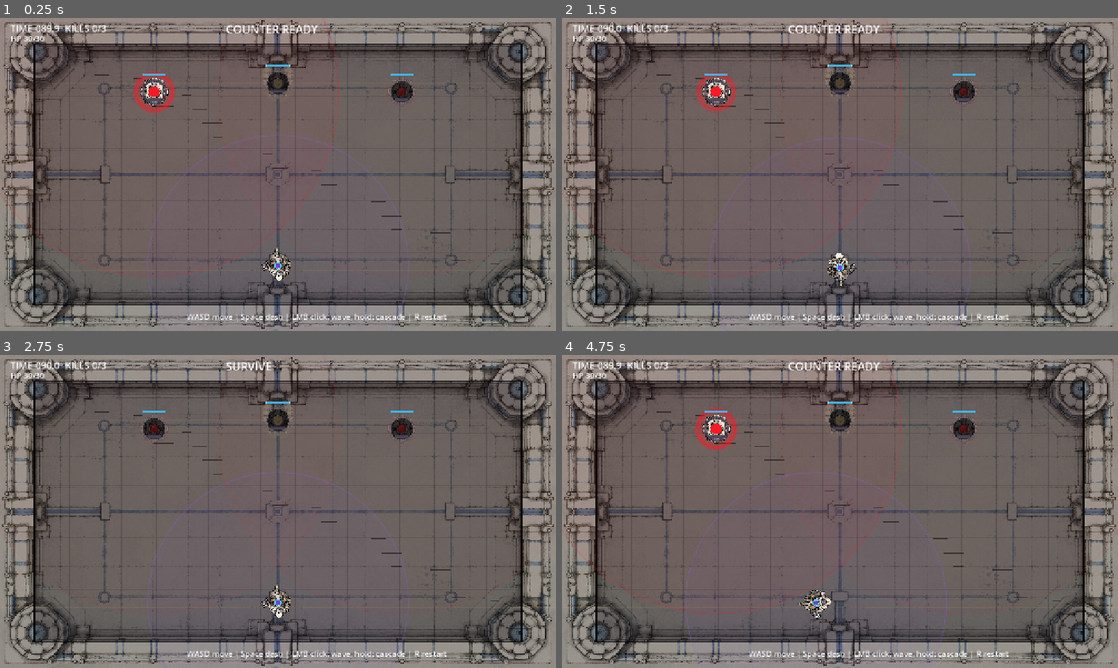
Above: before the commit, frames 1-4 (two rows, left to right).
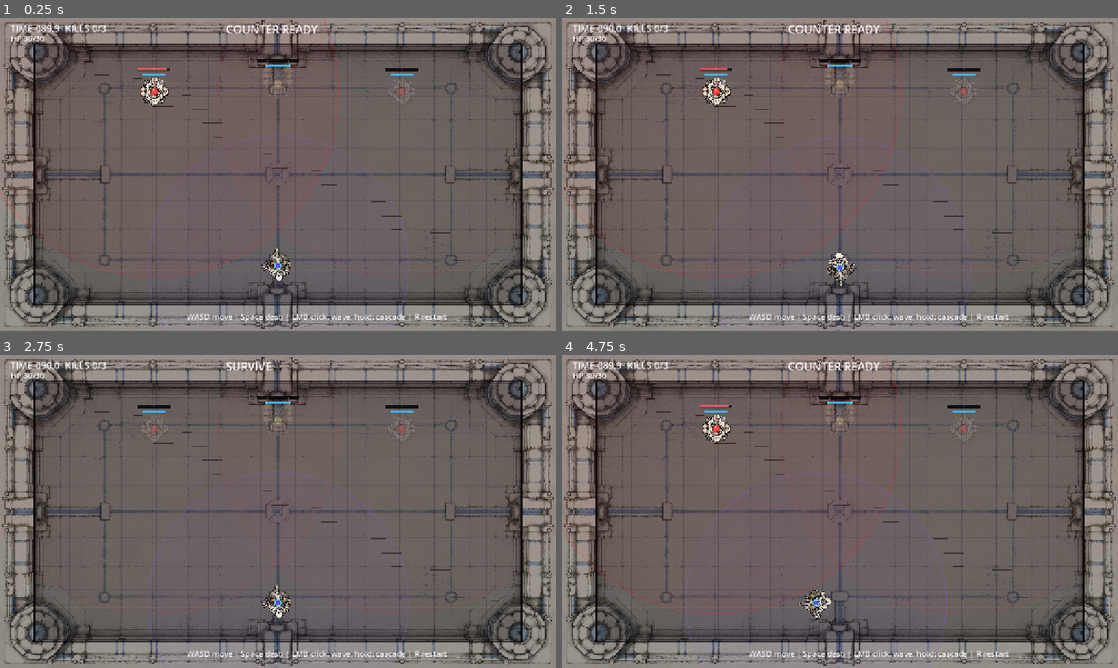
Above: after the commit, the same moments.

Repository: KirillRnd/ellipsis
Game: Godot game, scene res://main.tscn
Two runs of this game, one before a commit and one after it. Both use one fixed random seed, a clock stepped at 60 frames per second and the inputs below.
Inputs (mouse positions are in pixels of both pictures, inside the frame that each line leads up to):
- Up to frame 1 (0.25 s): no input
- Up to frame 2 (1.5 s): move the mouse to (962, 158) at 0.52 s; hold D 0.53-1.28 s; hold R 0.53-1.28 s; click (962, 158) at 0.67 s; tap Space at 0.77 s; tap Enter at 1.25 s; move the mouse to (728, 190) at 1.27 s; hold S from 1.28 s (still down); tap R at 1.35 s
- Up to frame 3 (2.75 s): tap Space at 1.52 s; move the mouse to (333, 442) at 2.02 s; release S at 2.03 s; hold D from 2.03 s (still down); hold R from 2.03 s (still down)
- Up to frame 4 (4.75 s): tap Space at 2.75, 3.02, 3.77, 4.52 s; move the mouse to (812, 574) at 2.77 s; release D at 2.78 s; release R at 2.78 s; hold W 2.78-3.53 s; tap R at 2.85, 4.35 s; click (812, 574) at 2.92 s; move the mouse to (1006, 558) at 3.52 s; hold R 3.53-4.28 s; hold A from 3.53 s (still down); tap Enter at 4.25 s; move the mouse to (673, 464) at 4.27 s

The runs differ from the first frame. In frame 1, 1.3% of the frame differs, in the area x 24-76%, y 13-31%; in frame 2, 1.2%; in frame 3, 0.8%; in frame 4, 1.3%, in the area x 23-76%, y 13-31%.

Commit message:
readability

Diff:
--- a/godot/scripts/WaveEmitter.gd
+++ b/godot/scripts/WaveEmitter.gd
@@ -13,6 +13,9 @@
 const RED_REACH_RADIUS := Wave.RED_MAX_RADIUS
 const GOLD_REACH_LENGTH := Wave.GOLD_MAX_RADIUS
 const GOLD_REACH_HALF_WIDTH := Wave.GOLD_LINE_HALF_LENGTH
+const HITBOX_RADIUS := 7.0
+const HITBOX_DOT_RADIUS := 5.0
+const TIMER_BAR_HEIGHT := 7.0
 const RED_EMITTER_TEXTURE := preload("res://assets/actors/emitter_red_base.png")
 const GOLD_BOSS_TEXTURE := preload("res://assets/actors/boss_golden_knight_topdown.png")
 
@@ -88,27 +91,12 @@
 	if active and _cooldown <= TELEGRAPH_TIME:
 		charge = 1.0 - clampf(_cooldown / TELEGRAPH_TIME, 0.0, 1.0)
 
-	var body := Color(0.040, 0.035, 0.050, 1.0)
-	var rim := Color(0.24, 0.22, 0.30, 0.80 * alpha)
-	var core := base_color
-	core.a = alpha
-	var glow := base_color
-	glow.a = (0.16 + charge * 0.22) * alpha
-	var charge_color := base_color
-	charge_color.a = charge * 0.85
-
 	_draw_damage_reach(base_color, active)
-	draw_circle(Vector2.ZERO, 42.0 + charge * 13.0, glow)
-	draw_circle(Vector2.ZERO, 25.0, body)
 	_draw_sprite_body(alpha)
-	draw_arc(Vector2.ZERO, 26.0, 0.0, TAU, 72, rim, 5.0, true)
-	draw_circle(Vector2.ZERO, 11.0 + charge * 3.0, core)
-	if active:
-		draw_arc(Vector2.ZERO, 34.0 + charge * 16.0, 0.0, TAU, 96, charge_color, 4.0 + charge * 3.0, true)
-		draw_arc(Vector2.ZERO, 17.0, -PI * 0.5, -PI * 0.5 + TAU * charge, 48, Color(1.0, 0.86, 0.86, 0.8 * charge), 3.0, true)
 	if _hit_flash > 0.0:
-		draw_circle(Vector2.ZERO, 31.0, Color(0.80, 0.92, 1.0, 0.55))
-	draw_line(Vector2(-15, 18), Vector2(15, 18), Color(0.28, 0.26, 0.34, 0.95), 6.0, true)
+		draw_arc(Vector2.ZERO, HITBOX_RADIUS + 8.0, 0.0, TAU, 48, Color(0.80, 0.92, 1.0, 0.70), 3.0, true)
+	_draw_hitbox(base_color, alpha)
+	_draw_wave_timer(base_color, active, charge)
 	_draw_hp_bar()
 
 
@@ -147,6 +135,37 @@
 	draw_texture_rect(texture, Rect2(-size * 0.5, size), false, Color(1.0, 1.0, 1.0, alpha))
 
 
+func _draw_hitbox(base_color: Color, alpha: float) -> void:
+	var visibility := maxf(alpha, 0.42)
+	var fill := base_color.lerp(Color.WHITE, 0.35)
+	fill.a = 0.72 * visibility
+	var edge := base_color.lerp(Color.WHITE, 0.20)
+	edge.a = 0.95 * visibility
+	draw_circle(Vector2.ZERO, HITBOX_DOT_RADIUS, fill)
+	draw_arc(Vector2.ZERO, HITBOX_RADIUS, 0.0, TAU, 48, edge, 2.0, true)
+
+
+func _draw_wave_timer(base_color: Color, active: bool, charge: float) -> void:
+	var width := 76.0 if wave_kind == "red" else 96.0
+	var pos := Vector2(-width * 0.5, -55.0)
+	var bg := Rect2(pos, Vector2(width, TIMER_BAR_HEIGHT))
+	draw_rect(bg, Color(0.02, 0.015, 0.025, 0.88))
+
+	if active and interval > 0.0:
+		var ready := 1.0 - clampf(_cooldown / interval, 0.0, 1.0)
+		var fill := base_color.lerp(Color.WHITE, 0.45 * charge)
+		fill.a = 0.88
+		draw_rect(Rect2(pos + Vector2(1.0, 1.0), Vector2((width - 2.0) * ready, TIMER_BAR_HEIGHT - 2.0)), fill)
+		if charge > 0.0:
+			var alert := Color(1.0, 1.0, 1.0, 0.45 * charge)
+			draw_rect(Rect2(pos + Vector2(1.0, 1.0), Vector2(width - 2.0, TIMER_BAR_HEIGHT - 2.0)), alert, false, 1.0)
+
+	for tick in range(1, 4):
+		var x := pos.x + width * float(tick) / 4.0
+		draw_line(Vector2(x, pos.y + 1.0), Vector2(x, pos.y + TIMER_BAR_HEIGHT - 1.0), Color(0.92, 0.88, 0.82, 0.24), 1.0, false)
+	draw_rect(bg, Color(0.92, 0.88, 0.82, 0.55 if active else 0.22), false, 1.0)
+
+
 func _draw_hp_bar() -> void:
 	var width := 54.0
 	var ratio := 0.0 if max_hit_points <= 0 else float(hit_points) / float(max_hit_points)
